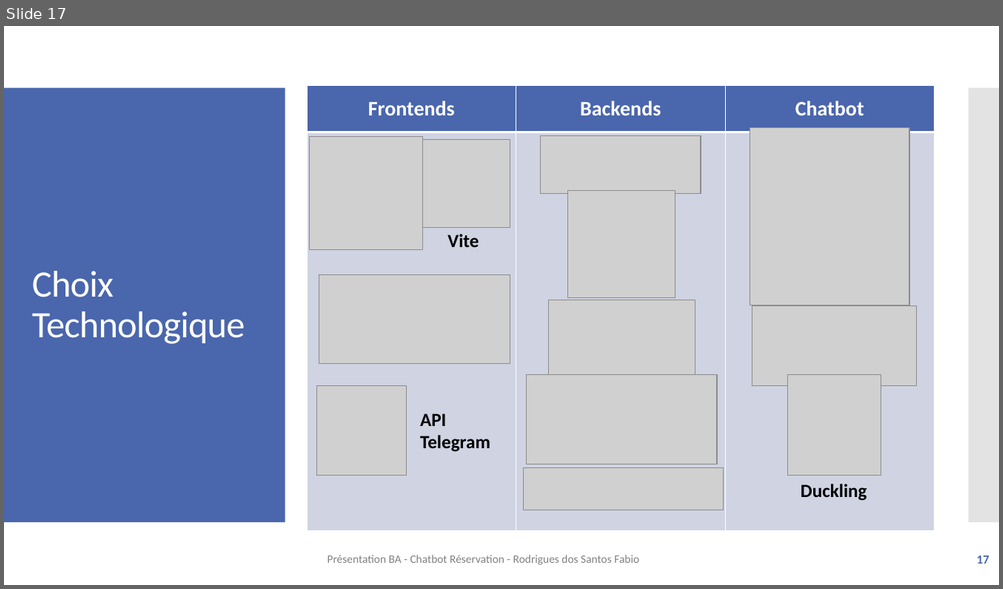
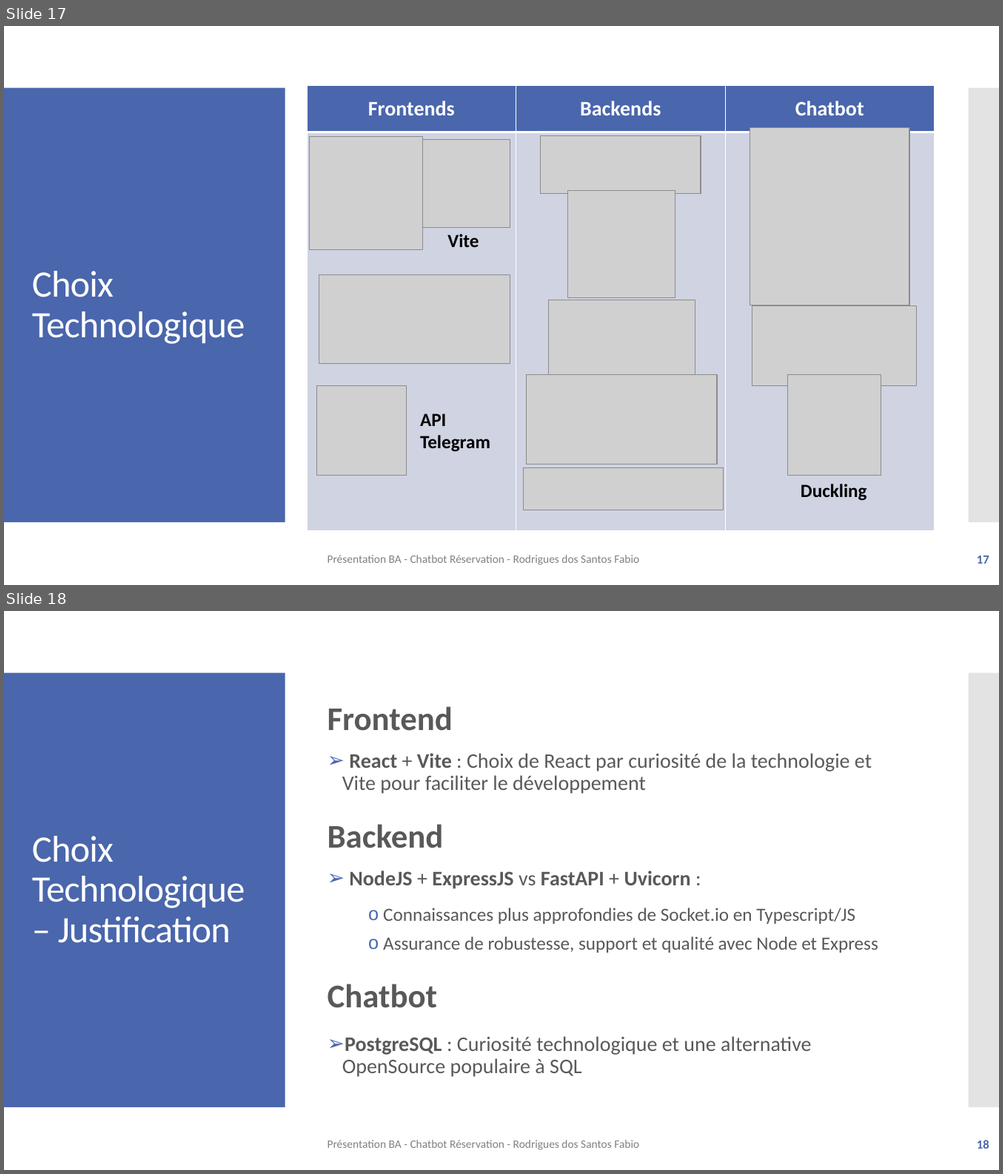
Before and after one commit to f-rdrgs/projet-bachelor, a slide deck: documentation/travail_bachelor/ISC_LOG_presentation_diplome_RodriguesDosSantosFabio_EggenbergNiklaus_2024.pptx. Shown one above the other, each under a label of ours: slide 17 before the commit, slides 17 and 18 after it. The pictures are 1003x589 and 1003x1174 pixels, drawn with LibreOffice and Linux fonts; fonts in the diff are those of the drawing; grey boxes stand for pictures. Boxes give left, top, right and bottom in pixels: in the first picture for what was removed or moved away, otherwise in the second. Text is boxed around its words. In the diff, an @@ line names an element or a change of style, - is before the commit and + after.

```diff
--- a/documentation/travail_bachelor/ISC_LOG_presentation_diplome_RodriguesDosSantosFabio_EggenbergNiklaus_2024.pptx
+++ b/documentation/travail_bachelor/ISC_LOG_presentation_diplome_RodriguesDosSantosFabio_EggenbergNiklaus_2024.pptx
@@ slide 18 added at (x1=4, y1=611, x2=999, y2=1170), background #FFFFFF; not listed: 2 template elements that a slide beside it also shows @@
@@ text added at (x1=327, y1=706, x2=878, y2=1077), 20 pt, text #595959 @@
+Frontend
+➢ React + Vite : Choix de React par curiosité de la technologie et Vite pour faciliter le développement
+Backend
+➢ NodeJS + ExpressJS vs FastAPI + Uvicorn :
+  o Connaissances plus approfondies de Socket.io en Typescript/JS
+  o Assurance de robustesse, support et qualité avec Node et Express
+Chatbot
+➢ PostgreSQL : Curiosité technologique et une alternative OpenSource populaire à SQL
@@ title added at (x1=32, y1=836, x2=244, y2=943), 36 pt, text #FFFFFF @@
+Choix Technologique – Justification
@@ text added at (x1=327, y1=1140, x2=639, y2=1150), 11 pt, text #808080 @@
+Présentation BA - Chatbot Réservation - Rodrigues dos Santos Fabio
@@ page number added at (x1=976, y1=1140, x2=989, y2=1149), 12 pt, text #4A66AC, bold @@
+18
```
Also in this commit, not shown: 1 slide changed, 4 other slides added, 1 other file.
